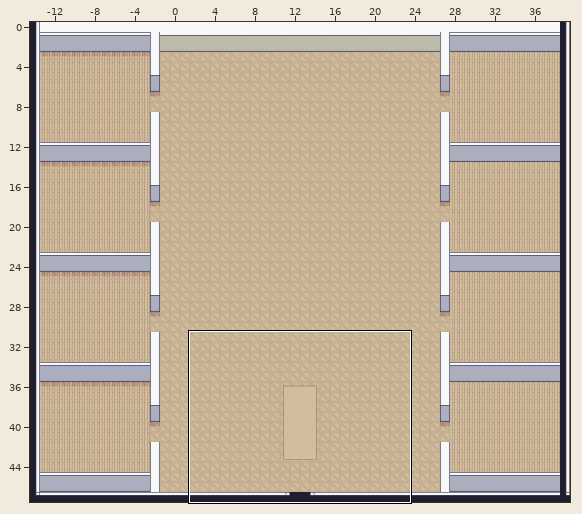
A Tiled map (JSON) gets an edit: office.tmj. The first picture is a wide view before the edit; the outline marks the close-up.
Close-up. As it was:
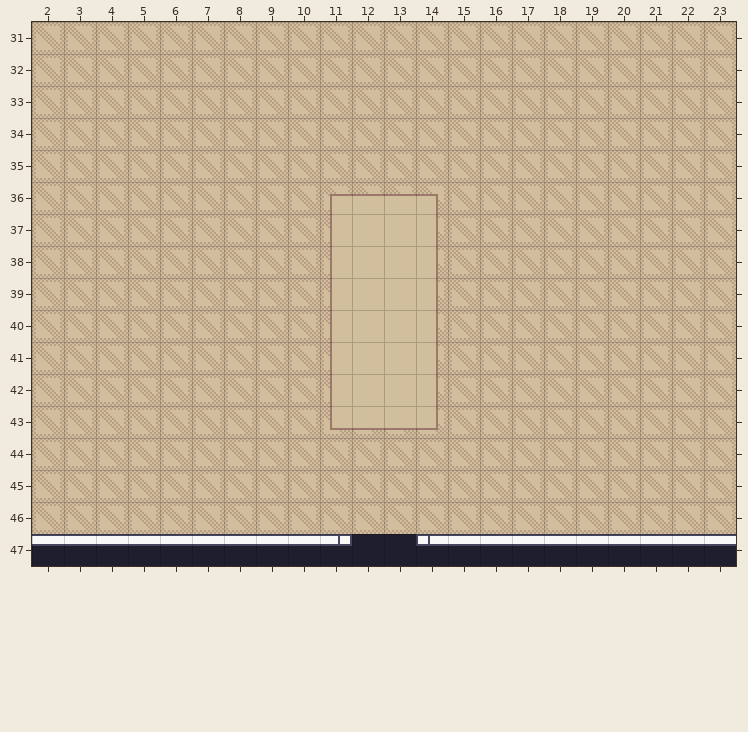
Cells are 32x32 px. Shown: x 2..23, y 31..47. The commit also changed other parts of the map, which this record leaves out. The old version is drawn lined up with the new one.
The result:
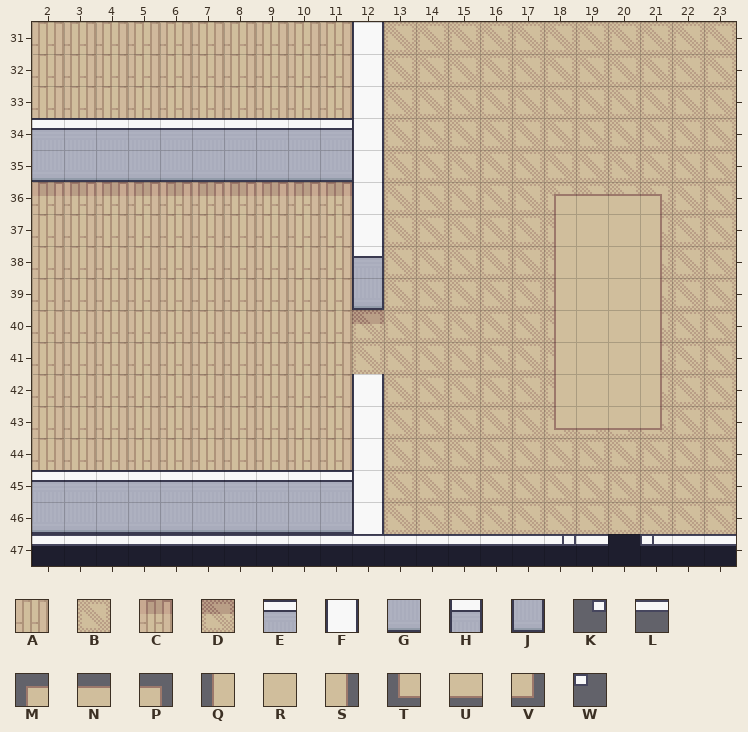
Key: from "Chunk 1": A 5, B 6, C 7, D 8, E 11, F 12, G 14, H 16, J 17, K 18, L 19, M 20, N 21, P 22, Q 23, R 24, S 25, T 26, U 27, V 28, W 29.
_ is an empty cell.
From old to new:
map size 54x48 -> 40x48 cells (old content now starts at -14,0; both pictures use the new coordinates)
Layer "floor":
Tile B gives way to one hidden under a higher layer in rows 34 to 35 at x 2 to 11; in row 36 at x 12; in rows 43 to 44 at x 12; in rows 45 to 46 at x 2 to 12.
The author changed tile B to tile A in rows 31 to 33 at x 2 to 11; in rows 37 to 44 at x 2 to 11.
The author changed tile B to tile C in row 36 at x 2 to 11.
Tile D now appears in row 40 at x 12.
Layer "walls/walls1":
Tile E now appears in row 34 at x 2 to 11; in row 45 at x 2 to 11.
Tile F now appears in rows 31 to 37 at x 12; in rows 42 to 46 at x 12.
Tile G now appears in row 35 at x 2 to 11; in row 46 at x 2 to 11.
Tile H now appears in row 38 at x 12.
Tile J now appears in row 39 at x 12.
Tile L now appears in row 47 at x 12 to 13.
The edit erases tile L in row 47 at x 20.
Layer "walls/walls2":
Tile K now appears in row 47 at x 18.
Tile M now appears in row 36 at x 18.
Tile N now appears in row 36 at x 19 to 20.
Tile P now appears in row 36 at x 21.
Tile Q now appears in rows 37 to 42 at x 18.
Tile R now appears in rows 37 to 42 at x 19 to 20.
Tile S now appears in rows 37 to 42 at x 21.
Tile T now appears in row 43 at x 18.
Tile U now appears in row 43 at x 19 to 20.
Tile V now appears in row 43 at x 21.
Tile W now appears in row 47 at x 21.
The edit erases tile K in row 47 at x 11.
The edit erases tile M in row 36 at x 11.
The edit erases tile N in row 36 at x 12 to 13.
The edit erases tile P in row 36 at x 14.
The edit erases tile Q in rows 37 to 42 at x 11.
The edit erases tile R in rows 37 to 42 at x 12 to 13.
The edit erases tile S in rows 37 to 42 at x 14.
The edit erases tile T in row 43 at x 11.
The edit erases tile U in row 43 at x 12 to 13.
The edit erases tile V in row 43 at x 14.
The edit erases tile W in row 47 at x 14.
Pixel boxes of the changes (left, top, right, bottom) in both close-ups:
changed: (32, 22, 438, 546)
added: (554, 194, 662, 430)
added: (562, 536, 576, 544)
changed: (608, 534, 654, 546)
